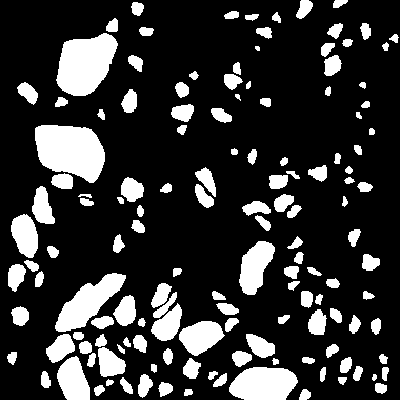
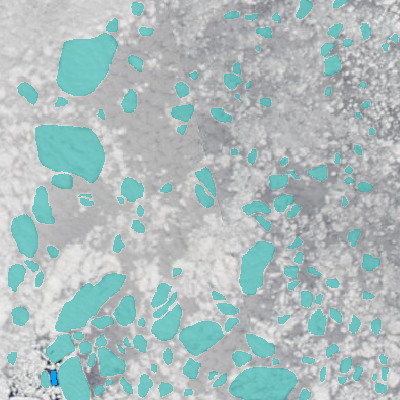
Revision of a layered w=400, h=400 image; what changed, layer by layer:
hid "ice floes" (1st of 3) over [0, 0, 400, 400]
added layer "water samples" (2nd of 2) above "landfast ice" over [51, 371, 57, 385]
